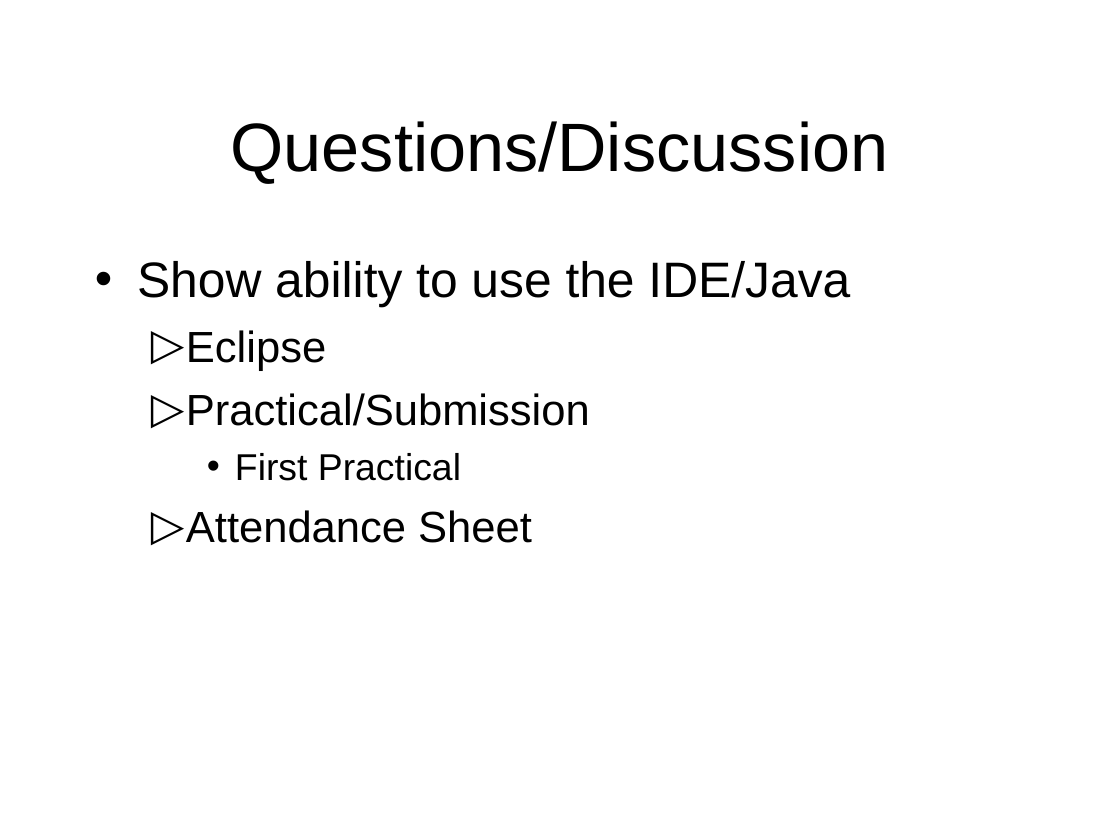
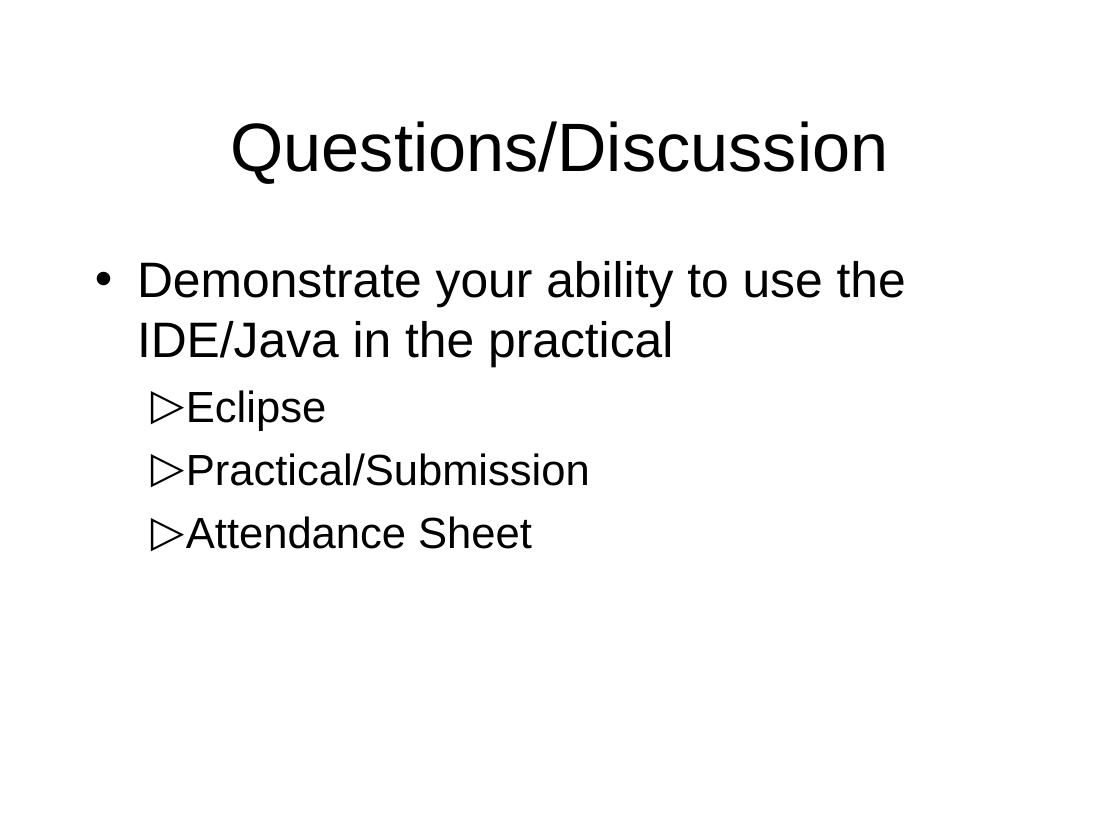
Before and after one commit to octaviordz/zjnu2017.github.io, a slide deck: slide 63 of OOP/lectures/040--Inheritance.and.Interfaces.ppt (slide 65 before the commit). Drawn at 1120x840 pixels with LibreOffice and Linux fonts; fonts in the diff are those of the drawing. Boxes give left, top, right and bottom in pixels: in the first picture for what was removed or moved away, otherwise in the second. Text is boxed around its words. In the diff, an @@ line names an element or a change of style, - is before the commit and + after.

Commit message:
Update slides additional questions and facts.

```diff
--- a/OOP/lectures/040--Inheritance.and.Interfaces.ppt
+++ b/OOP/lectures/040--Inheritance.and.Interfaces.ppt
@@ text at [137, 261, 906, 368]: text changed @@
-• Show ability to use the IDE/Java
+• Demonstrate your ability to use the IDE/Java in the practical
@@ text at [235, 453, 461, 481]: paragraph removed @@
-    • First Practical
```
Also in this commit, not shown: 31 other slides changed, 6 slides added, 8 slides removed, 1 other file.
